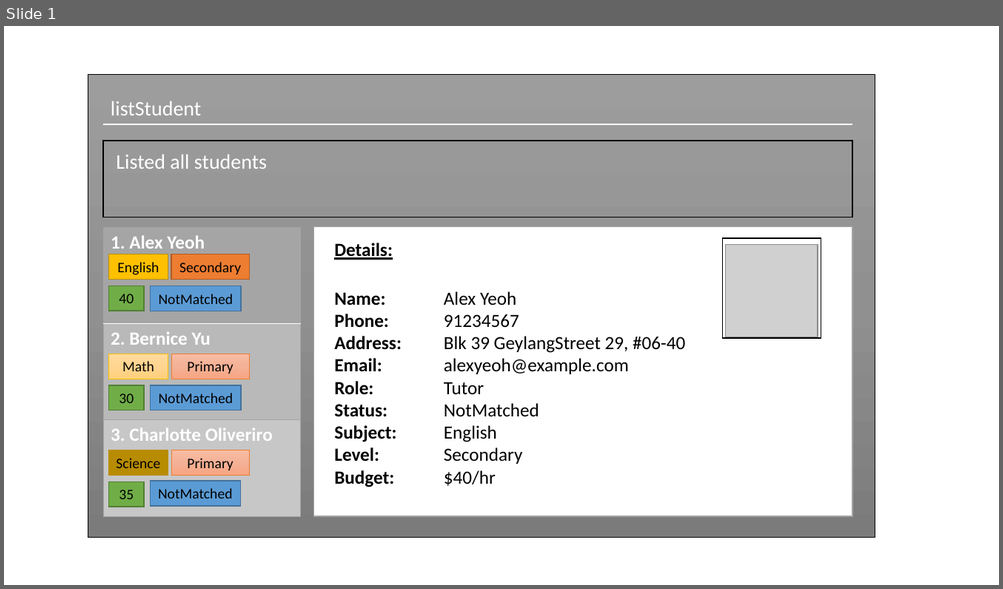
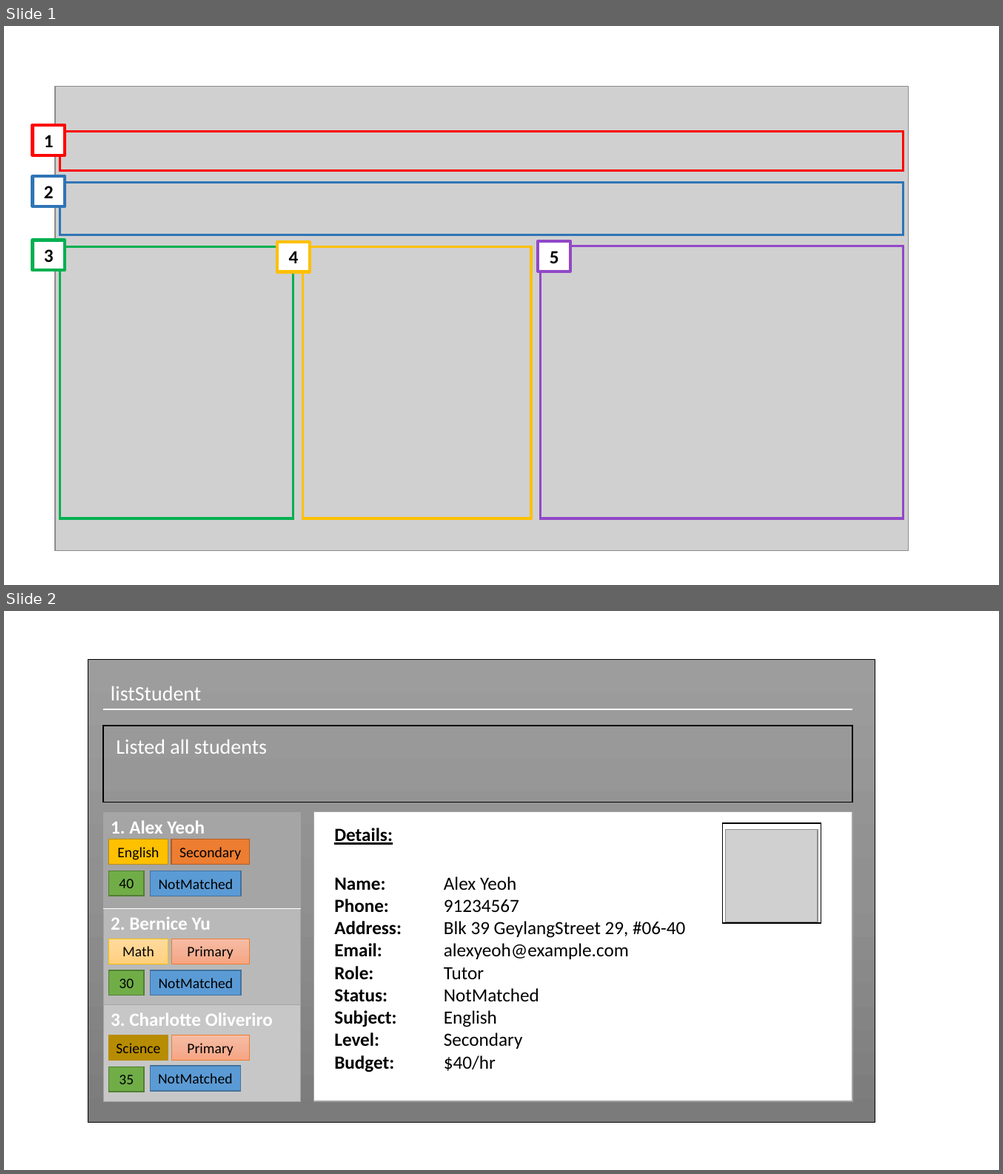
Before and after one commit to sherlynng/main, a slide deck: docs/diagrams/UiMockUp.pptx. Shown one above the other, each under a label of ours: slide 1 before the commit, slides 1 and 2 after it. The pictures are 1003x589 and 1003x1174 pixels, drawn with LibreOffice and Linux fonts; fonts in the diff are those of the drawing; grey boxes stand for pictures. Boxes give left, top, right and bottom in pixels: in the first picture for what was removed or moved away, otherwise in the second. Text is boxed around its words. In the diff, an @@ line names an element or a change of style, - is before the commit and + after.

```diff
--- a/docs/diagrams/UiMockUp.pptx
+++ b/docs/diagrams/UiMockUp.pptx
@@ slide 1 added at (x1=4, y1=26, x2=999, y2=585), background #FFFFFF @@
@@ picture added at (x1=55, y1=87, x2=908, y2=551) @@
@@ rectangle added at (x1=32, y1=125, x2=65, y2=155), fill #FFFFFF, outline #FF0000 3 pt, 18 pt, text #000000, bold @@
+1
@@ rectangle added at (x1=60, y1=131, x2=903, y2=171), outline #FF0000 2.25 pt @@
@@ rectangle added at (x1=32, y1=176, x2=65, y2=206), fill #FFFFFF, outline #2E75B6 3 pt, 18 pt, text #000000, bold @@
+2
@@ rectangle added at (x1=60, y1=183, x2=903, y2=235), outline #2E75B6 2.25 pt @@
@@ rectangle added at (x1=32, y1=240, x2=65, y2=270), fill #FFFFFF, outline #00B050 3 pt, 18 pt, text #000000, bold @@
+3
@@ rectangle added at (x1=60, y1=247, x2=293, y2=518), outline #00B050 2.25 pt @@
@@ rectangle added at (x1=277, y1=241, x2=309, y2=272), fill #FFFFFF, outline #FFC000 3 pt, 18 pt, text #000000, bold @@
+4
@@ rectangle added at (x1=302, y1=247, x2=531, y2=518), outline #FFC000 2.25 pt @@
@@ rectangle added at (x1=538, y1=241, x2=570, y2=272), fill #FFFFFF, outline #9148C8 3 pt, 18 pt, text #000000, bold @@
+5
@@ rectangle added at (x1=540, y1=247, x2=903, y2=519), outline #9148C8 2.25 pt @@
@@ what was slide 1 is now slide 2 @@
```
Also in this commit, not shown: 2 other files.
